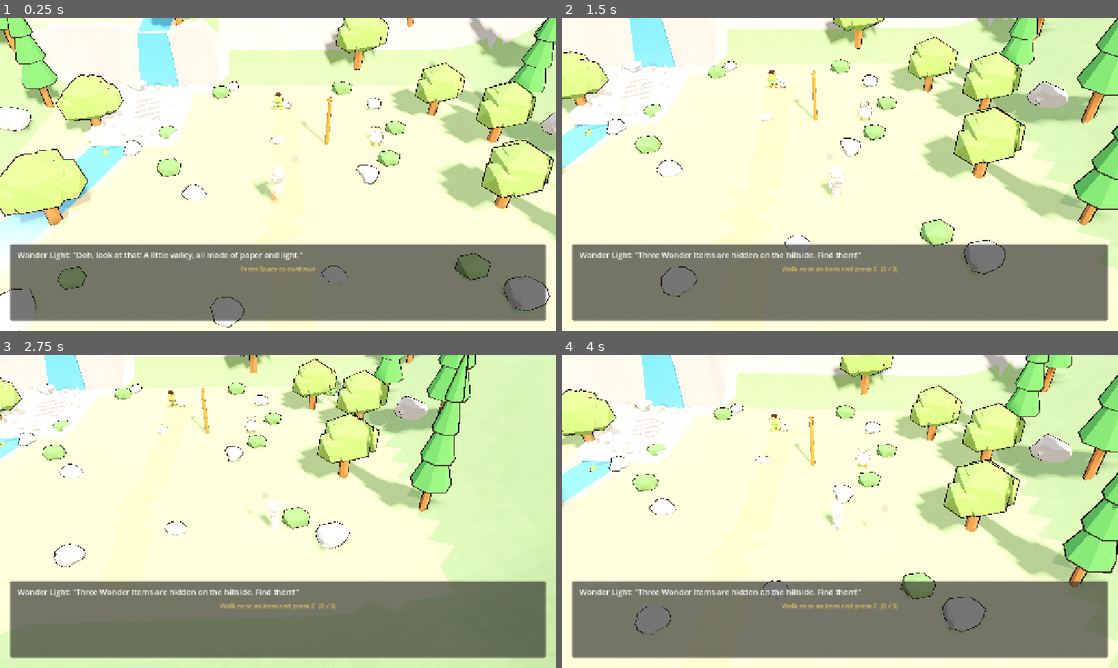
Above: before the commit, frames 1-4 (two rows, left to right).
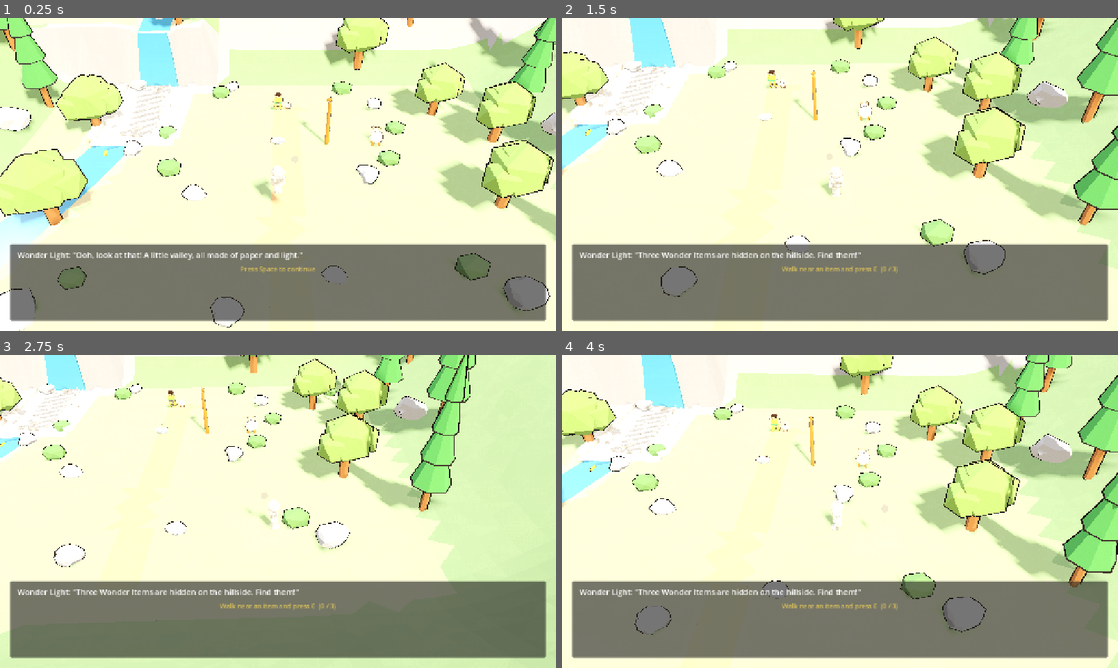
Above: after the commit, the same moments.

Repository: onesLeo/little-light
Game: Godot game, scene res://scenes/main.tscn
Two runs of this game, one before a commit and one after it. Both use one fixed random seed, a clock stepped at 60 frames per second and the inputs below.
Inputs:
- Up to frame 1 (0.25 s): no input
- Up to frame 2 (1.5 s): tap Space (ui_accept) at 0.5, 0.77 s; hold D (move_right) 0.53-1.28 s; hold E (interact) 0.53-1.28 s; hold S (move_back) from 1.28 s (still down); tap E (interact) at 1.35 s
- Up to frame 3 (2.75 s): tap Space (ui_accept) at 1.52 s; tap E (interact) at 2 s; release S (move_back) at 2.03 s; hold D (move_right) from 2.03 s (still down); hold E (interact) from 2.03 s (still down)
- Up to frame 4 (4 s): release D (move_right) at 2.78 s; release E (interact) at 2.78 s; hold W (move_forward) 2.78-3.53 s; tap E (interact) at 2.85, 3.5 s; tap Space (ui_accept) at 3.02, 3.77 s; hold A (move_left) from 3.53 s (still down); hold E (interact) from 3.53 s (still down)

The runs differ from the first frame. In frame 1, 0.1% of the frame differs, in the area x 16-32%, y 0-40%; in frame 2, 0.1%; in frame 3, less than 0.1%; in frame 4, 0.1%, in the area x 8-21%, y 16-35%.

Commit message:
Swap alive stream pack to punchier v2
Taller cascade, stronger stream hop/splash, bigger fish wiggle.
Keep 12fps STEP import and existing StreamFishAlive placement.

Diff:
--- a/scenes/main.tscn
+++ b/scenes/main.tscn
@@ -13,7 +13,7 @@
 [ext_resource type="Script" path="res://scripts/camera_director.gd" id="11_camdir"]
 [ext_resource type="Script" path="res://scripts/wonder_item_glow.gd" id="12_glow"]
 [ext_resource type="Script" path="res://scripts/audio_director.gd" id="13_audio"]
-[ext_resource type="PackedScene" path="res://assets/bethlehem_stream_fish_alive.glb" id="14_stream"]
+[ext_resource type="PackedScene" path="res://assets/bethlehem_stream_fish_alive_v2.glb" id="14_stream"]
 [ext_resource type="Script" path="res://scripts/play_all_animation_loops.gd" id="15_loops"]
 [ext_resource type="Script" path="res://scripts/hide_static_valley_water.gd" id="16_hidewater"]
 [ext_resource type="Script" path="res://scripts/charm_award.gd" id="17_charm"]
Binary file added: assets/bethlehem_stream_fish_alive_v2.glb
Not shown, added: assets/bethlehem_stream_fish_alive_v2.glb.import
Not shown, added: assets/bethlehem_stream_fish_alive_v2.glb.uid
Not shown, changed: README.md
